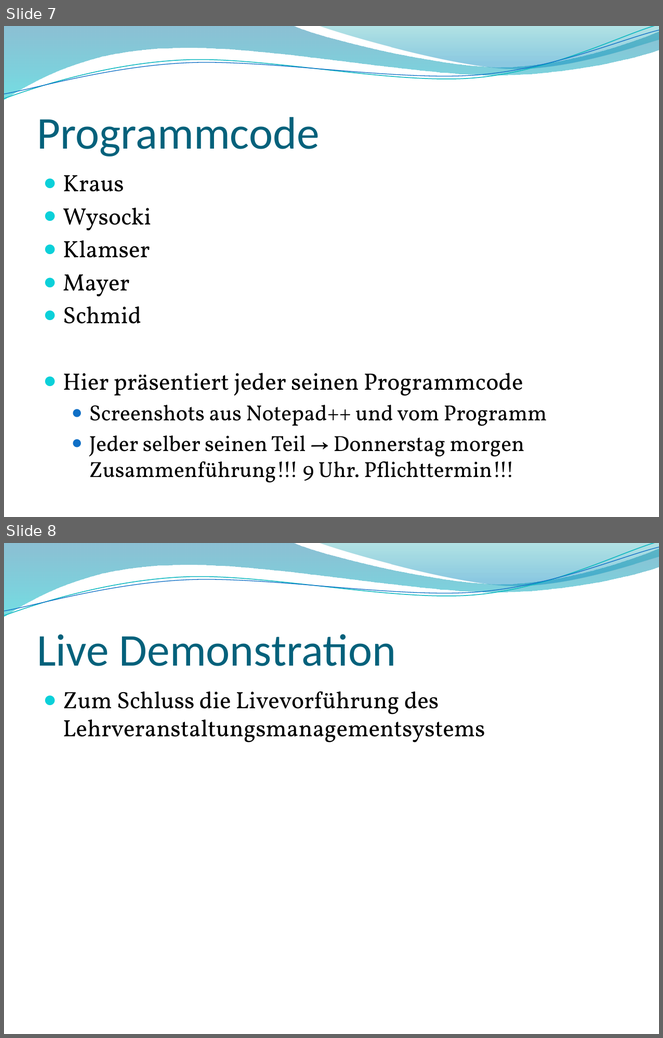
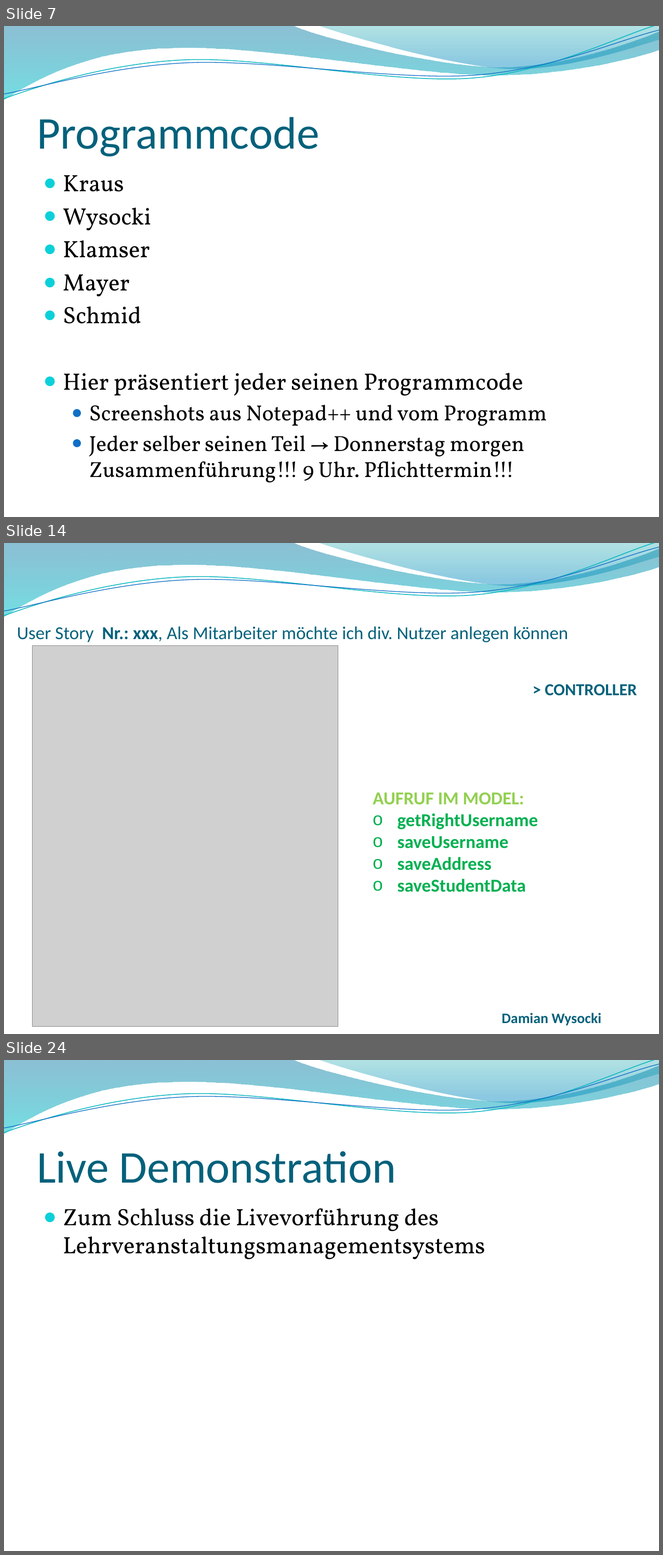
Before and after one commit to wf5ss2015/wfprj, a slide deck: Lehrveranstaltungsmanagement_Präsentation.pptx. Shown one above the other, each under a label of ours: slides 7 and 8 before the commit, slides 7, 14 and 24 after it; the slides between them are not shown. The pictures are 663x1038 and 663x1555 pixels, drawn with LibreOffice and Linux fonts; fonts in the diff are those of the drawing; grey boxes stand for pictures; background and template pictures are left out. Boxes give left, top, right and bottom in pixels: in the first picture for what was removed or moved away, otherwise in the second. Text is boxed around its words. In the diff, an @@ line names an element or a change of style, - is before the commit and + after.

```diff
--- a/Lehrveranstaltungsmanagement_Präsentation.pptx
+++ b/Lehrveranstaltungsmanagement_Präsentation.pptx
@@ slide 14 added at (4, 543, 659, 1034), background picture (left out); not listed: 4 template elements that a slide beside it also shows @@
@@ text added at (17, 626, 569, 642), 20 pt, text #04617B @@
+User Story Nr.: xxx, Als Mitarbeiter möchte ich div. Nutzer anlegen können
@@ picture added at (32, 646, 337, 1027) @@
@@ text added at (545, 684, 637, 696), 18.5 pt, text #04617B, bold @@
+> CONTROLLER
@@ text added at (373, 793, 538, 892), 20 pt, text #00B050, bold @@
+AUFRUF IM MODEL:
+o getRightUsername
+o saveUsername
+o saveAddress
+o saveStudentData
@@ text added at (502, 1013, 601, 1026), 16 pt, text #04617B, bold @@
+Damian Wysocki
@@ what was slide 8 is now slide 24 @@
```
Also in this commit, not shown: 15 other slides added.
